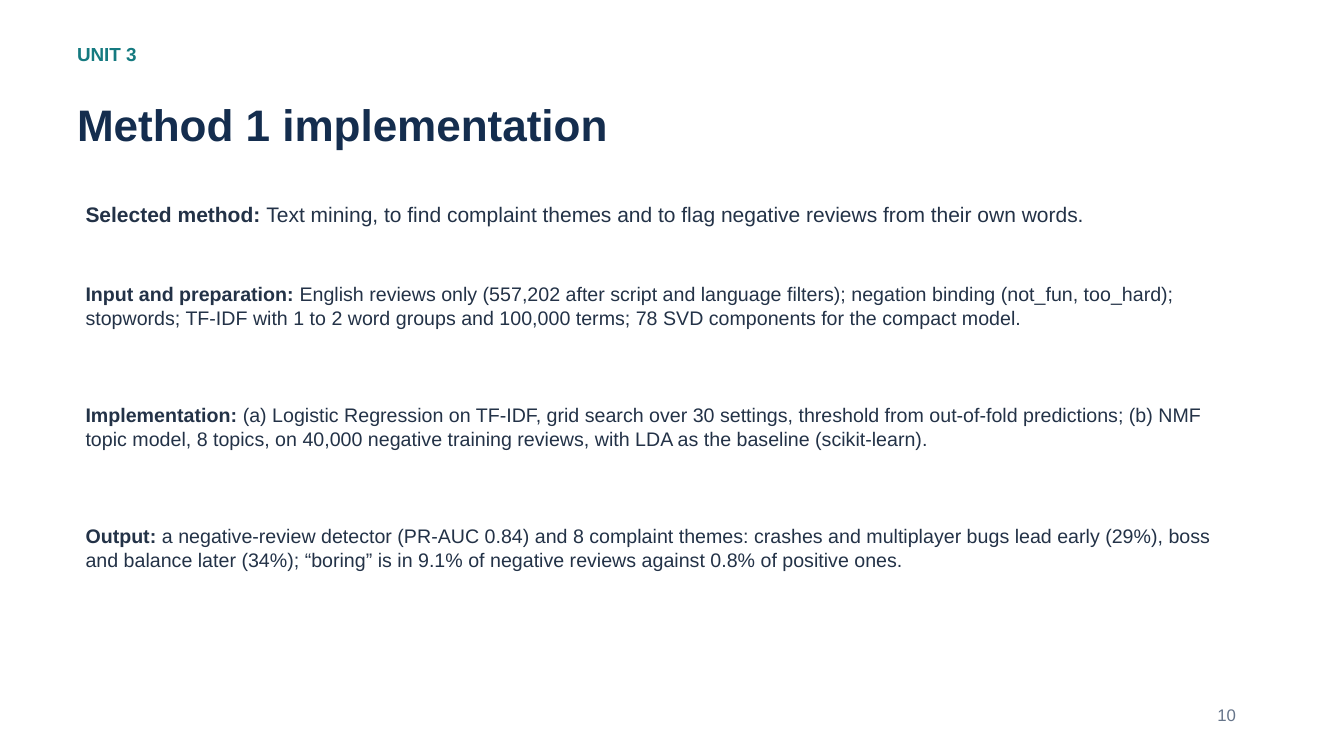
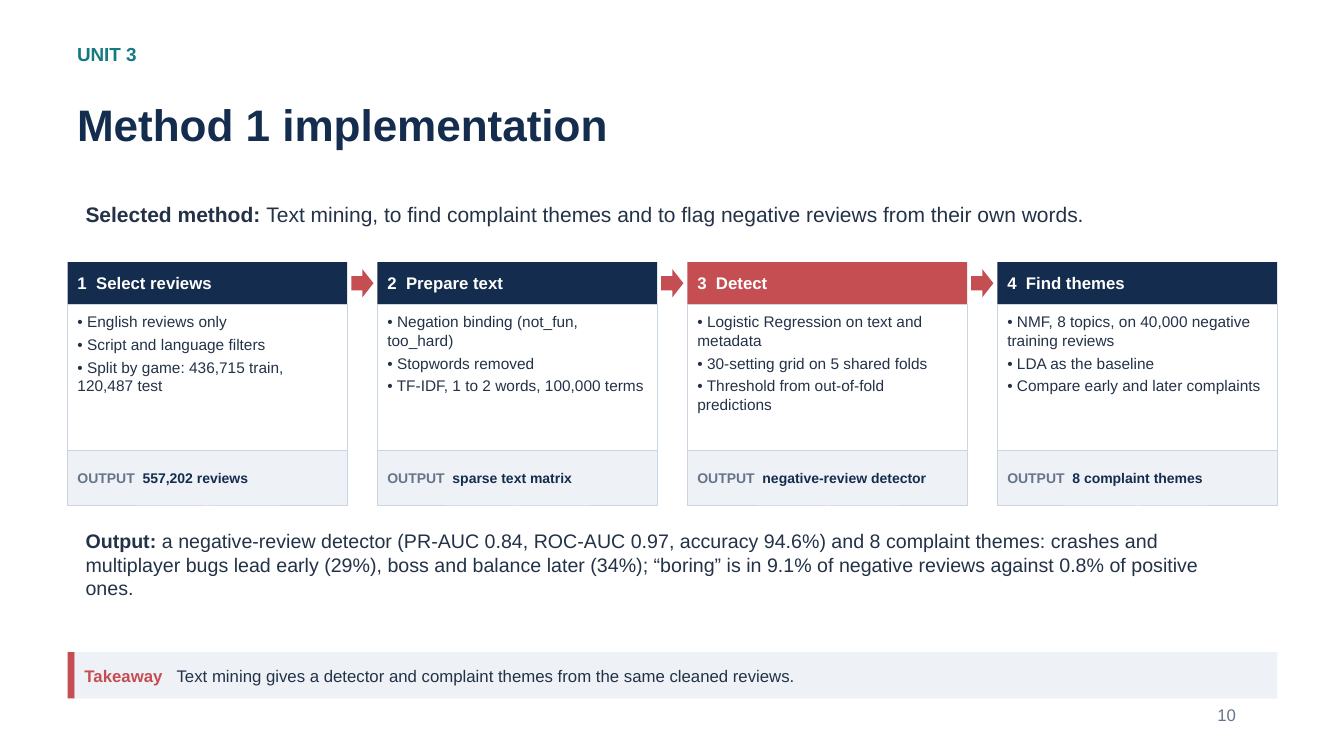
Before and after one commit to Shan713/IndieGuard, a slide deck: slide 10 of slides/review2.pptx. Drawn at 1344x756 pixels with LibreOffice and Linux fonts; fonts in the diff are those of the drawing. Boxes give left, top, right and bottom in pixels: in the first picture for what was removed or moved away, otherwise in the second. Text is boxed around its words. In the diff, an @@ line names an element or a change of style, - is before the commit and + after.

Commit message:
Review 2 slides: Review 1 style explanations and visuals (takeaway strips, method flow diagrams, confusion matrix, rule chart)

```diff
--- a/slides/review2.pptx
+++ b/slides/review2.pptx
@@ rectangle added at bbox=[68, 262, 347, 304], fill #142D4E, 12 pt, text #FFFFFF, bold @@
+1 Select reviews
@@ right arrow added at bbox=[351, 269, 373, 297], fill #C44E52 @@
@@ rectangle added at bbox=[377, 262, 656, 304], fill #142D4E, 12 pt, text #FFFFFF, bold @@
+2 Prepare text
@@ right arrow added at bbox=[661, 269, 684, 297], fill #C44E52 @@
@@ rectangle added at bbox=[688, 262, 967, 304], fill #C44E52, 12 pt, text #FFFFFF, bold @@
+3 Detect
@@ right arrow added at bbox=[971, 269, 993, 297], fill #C44E52 @@
@@ rectangle added at bbox=[997, 262, 1276, 304], fill #142D4E, 12 pt, text #FFFFFF, bold @@
+4 Find themes
@@ text removed at bbox=[86, 286, 1173, 329] @@
-Input and preparation: English reviews only (557,202 after script and language filters); negation binding (not_fun, too_hard); stopwords; TF-IDF with 1 to 2 word groups and 100,000 terms; 78 SVD components for the compact model.
@@ rectangle added at bbox=[68, 304, 347, 451], fill #FFFFFF, outline #C9D6E2 0.75 pt, 11 pt, text #233247 @@
+• English reviews only
+• Script and language filters
+• Split by game: 436,715 train, 120,487 test
@@ rectangle added at bbox=[377, 304, 656, 451], fill #FFFFFF, outline #C9D6E2 0.75 pt, 11 pt, text #233247 @@
+• Negation binding (not_fun, too_hard)
+• Stopwords removed
+• TF-IDF, 1 to 2 words, 100,000 terms
@@ rectangle added at bbox=[688, 304, 967, 451], fill #FFFFFF, outline #C9D6E2 0.75 pt, 11 pt, text #233247 @@
+• Logistic Regression on text and metadata
+• 30-setting grid on 5 shared folds
+• Threshold from out-of-fold predictions
@@ rectangle added at bbox=[997, 304, 1276, 451], fill #FFFFFF, outline #C9D6E2 0.75 pt, 11 pt, text #233247 @@
+• NMF, 8 topics, on 40,000 negative training reviews
+• LDA as the baseline
+• Compare early and later complaints
@@ text removed at bbox=[86, 407, 1200, 450] @@
-Implementation: (a) Logistic Regression on TF-IDF, grid search over 30 settings, threshold from out-of-fold predictions; (b) NMF topic model, 8 topics, on 40,000 negative training reviews, with LDA as the baseline (scikit-learn).
@@ rectangle added at bbox=[68, 451, 347, 506], fill #EEF2F7, outline #C9D6E2 0.75 pt, 10 pt, text #142D4E, bold @@
+OUTPUT 557,202 reviews
@@ rectangle added at bbox=[377, 451, 656, 506], fill #EEF2F7, outline #C9D6E2 0.75 pt, 10 pt, text #142D4E, bold @@
+OUTPUT sparse text matrix
@@ rectangle added at bbox=[688, 451, 967, 506], fill #EEF2F7, outline #C9D6E2 0.75 pt, 10 pt, text #142D4E, bold @@
+OUTPUT negative-review detector
@@ rectangle added at bbox=[997, 451, 1276, 506], fill #EEF2F7, outline #C9D6E2 0.75 pt, 10 pt, text #142D4E, bold @@
+OUTPUT 8 complaint themes
@@ text at bbox=[86, 533, 1198, 595]: text changed @@
-Output: a negative-review detector (PR-AUC 0.84) and 8 complaint themes: crashes and multiplayer bugs lead early (29%), boss and balance later (34%); “boring” is in 9.1% of negative reviews against 0.8% of positive ones.
+Output: a negative-review detector (PR-AUC 0.84, ROC-AUC 0.97, accuracy 94.6%) and 8 complaint themes: crashes and multiplayer bugs lead early (29%), boss and balance later (34%); “boring” is in 9.1% of negative reviews against 0.8% of positive ones.
@@ rectangle added at bbox=[68, 652, 1277, 699], fill #EEF2F7 @@
@@ rectangle added at bbox=[68, 652, 75, 699], fill #C44E52 @@
@@ rectangle added at bbox=[75, 652, 1277, 699], fill #EEF2F7, 12 pt, text #233247 @@
+Takeaway Text mining gives a detector and complaint themes from the same cleaned reviews.
```
Also in this commit, not shown: 11 other slides changed.
